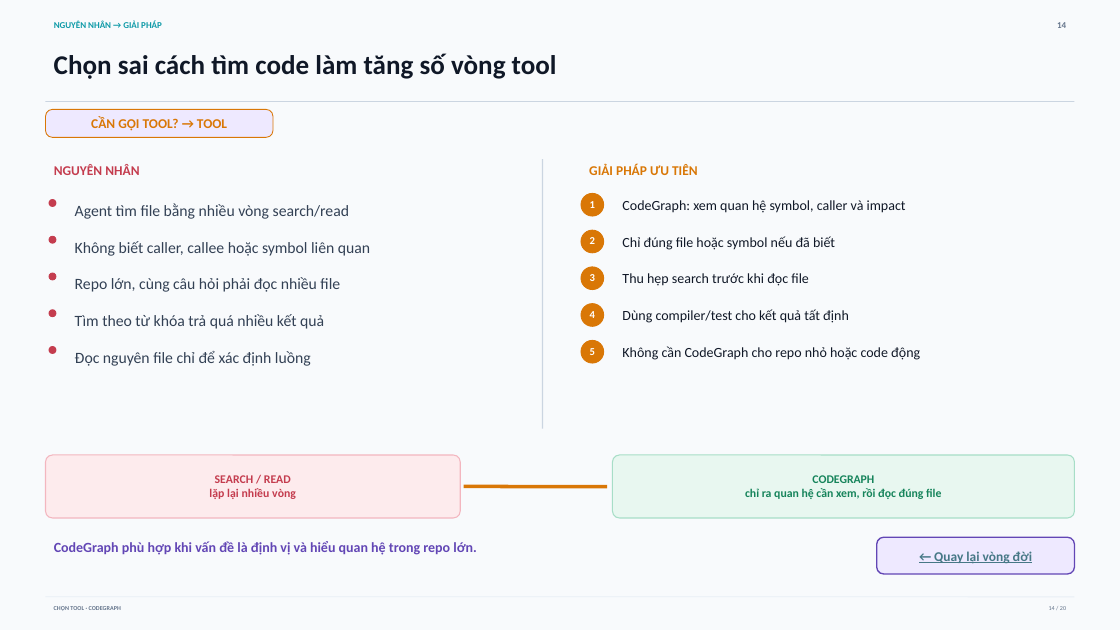
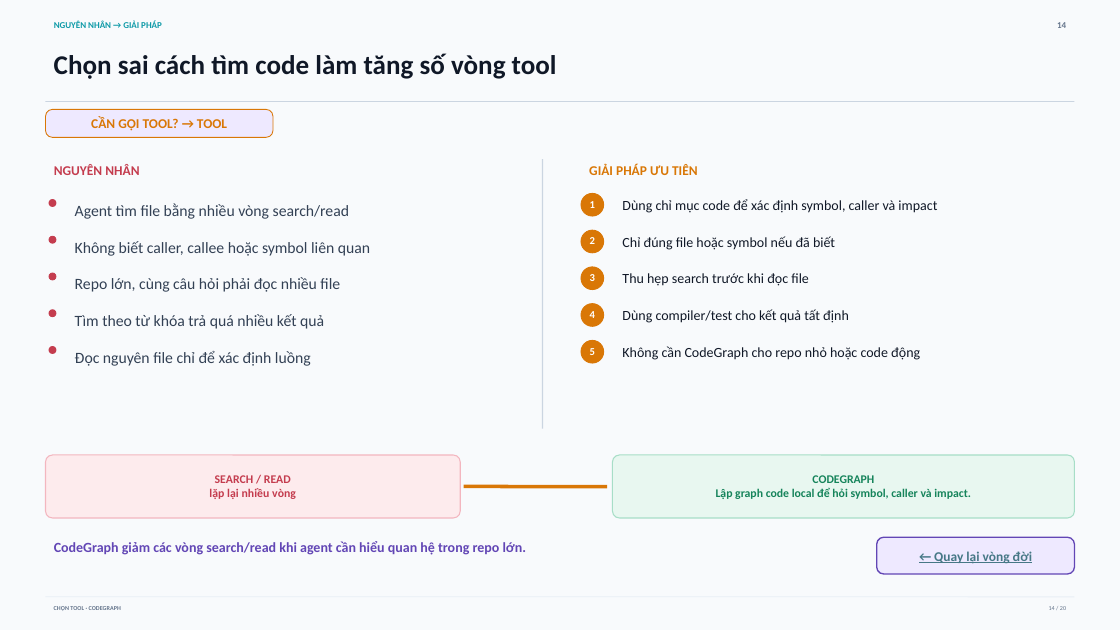
Before and after one commit to dungnm02/token-optimizer, a slide deck: slide 14 of slides/token-optimizer-reworked-deck.pptx. Drawn at 1120x630 pixels with LibreOffice and Linux fonts; fonts in the diff are those of the drawing. Boxes give left, top, right and bottom in pixels: in the first picture for what was removed or moved away, otherwise in the second. Text is boxed around its words. In the diff, an @@ line names an element or a change of style, - is before the commit and + after.

```diff
--- a/slides/token-optimizer-reworked-deck.pptx
+++ b/slides/token-optimizer-reworked-deck.pptx
@@ text at (622, 199, 937, 213): text changed @@
-CodeGraph: xem quan hệ symbol, caller và impact
+Dùng chỉ mục code để xác định symbol, caller và impact
@@ text at (716, 488, 971, 499): text changed @@
-chỉ ra quan hệ cần xem, rồi đọc đúng file
+Lập graph code local để hỏi symbol, caller và impact.
@@ text at (54, 541, 527, 555): text changed @@
-CodeGraph phù hợp khi vấn đề là định vị và hiểu quan hệ trong repo lớn.
+CodeGraph giảm các vòng search/read khi agent cần hiểu quan hệ trong repo lớn.
```
Also in this commit, not shown: 3 other slides changed, 1 other file.
